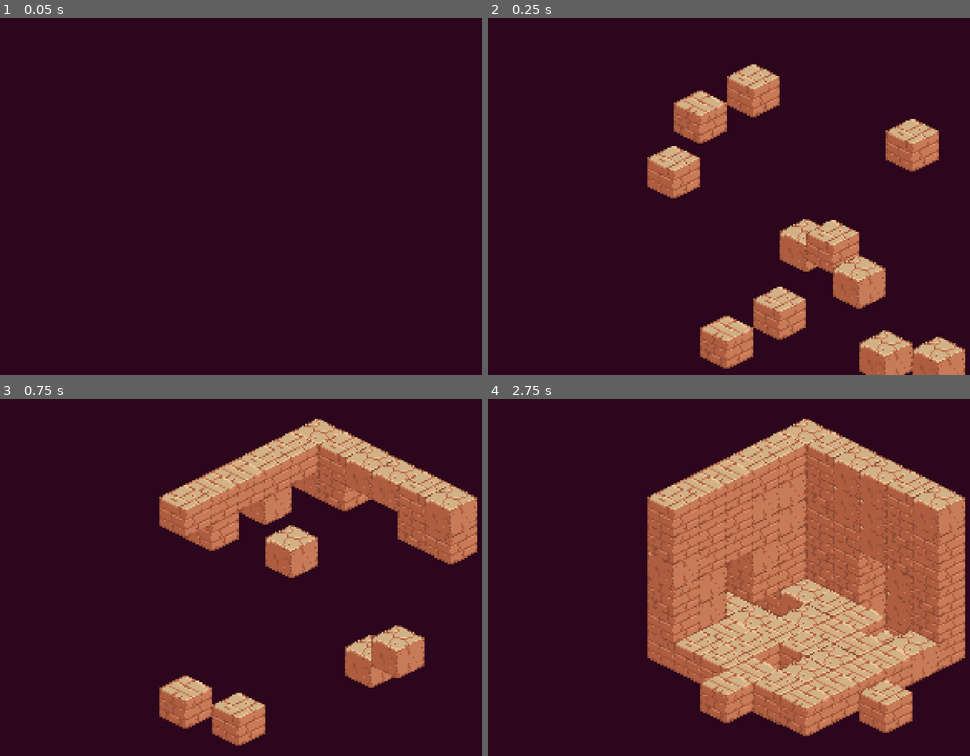
Above: before the commit, frames 1-4 (two rows, left to right).
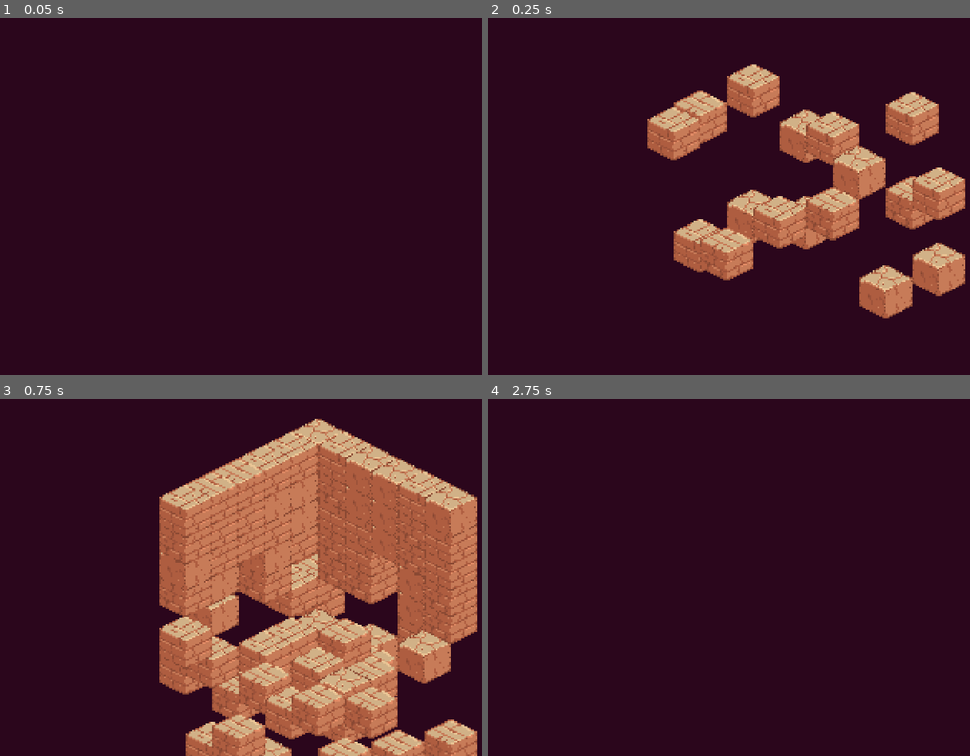
Above: after the commit, the same moments.

Repository: bitwise-aiden/godot-playground
Game: Godot game, scene res://source/world/dungeon.tscn
The game is run twice, just before and just after one commit, with the same random seed, the same clock (stepped at 60 frames per second) and the same inputs.
Inputs:
- Up to frame 1 (0.05 s): no input
- Up to frame 2 (0.25 s): no input
- Up to frame 3 (0.75 s): no input
- Up to frame 4 (2.75 s): no input

Frame 1 is identical in both runs. In frame 2, 24% of the frame differs, in the area x 33-100%, y 20-100%; in frame 3, 36%; in frame 4, 46%, in the area x 33-100%, y 5-95%.

Commit message:
Clean up default transition

Diff:
--- a/source/world/dungeon.gd
+++ b/source/world/dungeon.gd
@@ -21,9 +21,9 @@
 
 	var size : int = 6
 
-	for x in size:
-		for y in size:
-			for z in size:
+	for x : int in size:
+		for y : int in size:
+			for z : int in size:
 				if y in [1, 2] && 3 in [x, z]:
 					continue
 
@@ -39,10 +39,21 @@
 		spawn_block(Vector3i(3, 0, 6), __DATA_BLOCKS[0]),
 	)
 
-	for i in 5:
-		for direction in [Vector3i.DOWN, Vector3i.RIGHT, Vector3i.FORWARD, Vector3i.UP, Vector3i.LEFT, Vector3i.BACK]:
-			await room.transition_in(direction)
-			await room.transition_out(direction)
+	var directions : Array[Vector3i] = [
+		Vector3i.DOWN,
+		Vector3i.RIGHT,
+		Vector3i.FORWARD,
+		Vector3i.UP,
+		Vector3i.LEFT,
+		Vector3i.BACK,
+	]
+
+	while true:
+		for j : int in  directions.size():
+			await room.transition_in(directions[j])
+			await create_tween().tween_interval(0.5).finished
+			await room.transition_out(directions[(j + 1) % directions.size()])
+			await create_tween().tween_interval(0.5).finished
 
 
 # Public methods
--- a/source/world/room.gd
+++ b/source/world/room.gd
@@ -38,7 +38,7 @@
 ) -> Dictionary:
 	var coords_by_layer : Dictionary = {}
 
-	for coord in __blocks.keys():
+	for coord : Vector3i in __blocks.keys():
 		var masked_coord = coord * direction
 		var layer : int = (masked_coord.x + masked_coord.y + masked_coord.z)
 
@@ -65,12 +65,19 @@
 			return a * ordering < b * ordering
 	)
 
-	var tween : Tween = create_tween()
+	var tween : Tween
 
-	for layer in sorted_layers:
+	for i : int in sorted_layers.size():
+		tween = create_tween()
+
+		tween.set_ease(Tween.EASE_IN_OUT)
+		tween.set_trans(Tween.TRANS_CIRC)
+		tween.tween_interval(0.1 * i)
 		tween.tween_interval(0.0)
 
-		for coord in coords_by_layer[layer]:
+		var layer : int = sorted_layers[i]
+
+		for coord : Vector3i in coords_by_layer[layer]:
 			var block : WorldBlock = __blocks[coord]
 			block.offset = from
 
